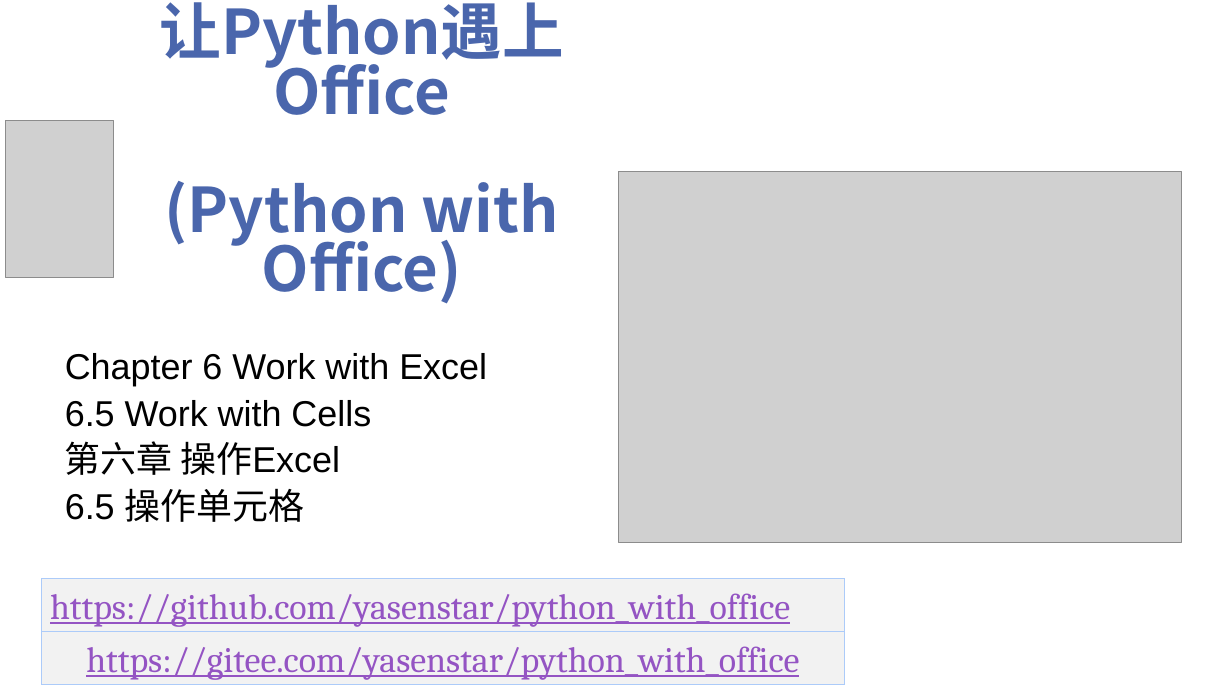
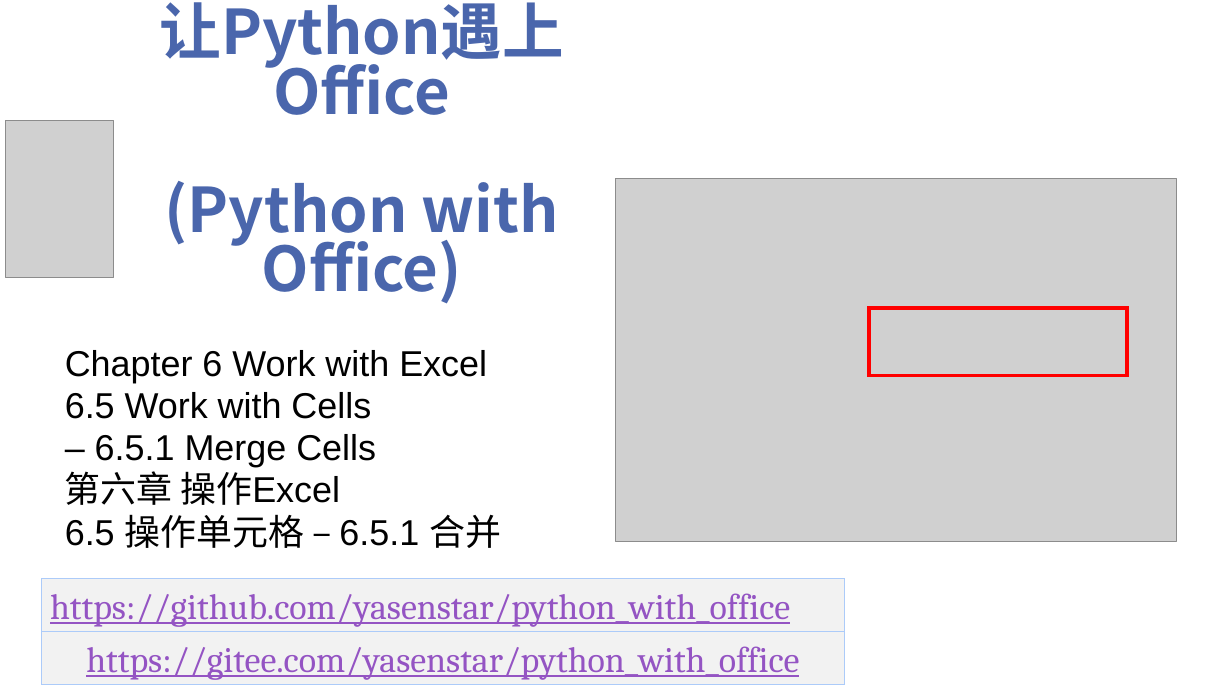
Before and after one commit to yasenstar/python_with_office, a slide deck: slide 32 of Python-with-Office-Video_Covers.pptx. Drawn at 1232x693 pixels with LibreOffice and Linux fonts; fonts in the diff are those of the drawing; grey boxes stand for pictures; background and template pictures are left out. Boxes give left, top, right and bottom in pixels: in the first picture for what was removed or moved away, otherwise in the second. Text is boxed around its words. In the diff, an @@ line names an element or a change of style, - is before the commit and + after.

```diff
--- a/Python-with-Office-Video_Covers.pptx
+++ b/Python-with-Office-Video_Covers.pptx
@@ picture: place and size @@
-picture at (618, 172, 1182, 543)
+picture at (616, 178, 1176, 542)
@@ rectangle added at (869, 308, 1127, 375), outline #FF0000 3 pt @@
@@ subtitle at (65, 350, 487, 505): line spacing 0.9 to 0.8 @@
@@ subtitle at (95, 434, 376, 467): paragraph added @@
+– 6.5.1 Merge Cells
@@ subtitle at (65, 514, 501, 548): text changed @@
-6.5 操作单元格
+6.5 操作单元格 – 6.5.1 合并
```
Also in this commit, not shown: 1 slide added, 10 other files.
